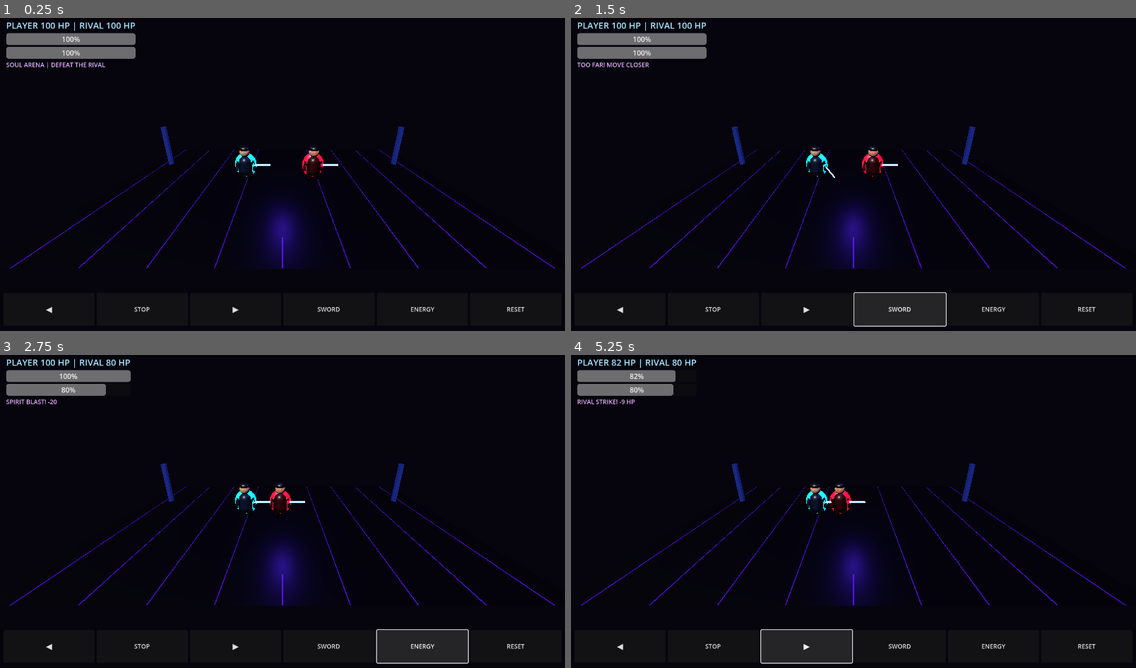
Above: before the commit, frames 1-4 (two rows, left to right).
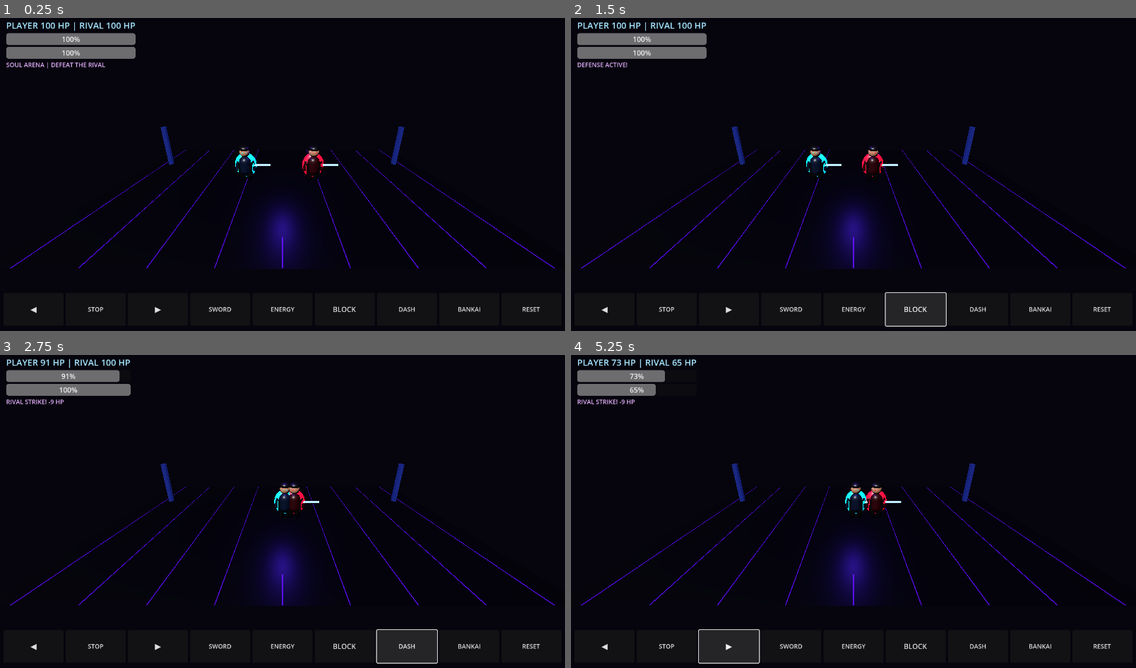
Above: after the commit, the same moments.

Repository: stevansouhil-bit/Bleach.Blood-Fight-1
Game: Godot game, scene res://scenes/main.tscn
Same seed, same stepped clock (60 frames per second), same inputs: the game is played once before the commit and once after it.
Inputs (mouse positions are in pixels of both pictures, inside the frame that each line leads up to):
- Up to frame 1 (0.25 s): no input
- Up to frame 2 (1.5 s): click "RESET" at 0.5 s; click (915, 309) at 1.25 s, where only the run after the commit has a clickable "BLOCK"
- Up to frame 3 (2.75 s): click (406, 646) at 2 s, where only the run after the commit has a clickable "DASH"
- Up to frame 4 (5.25 s): click (1039, 646) at 2.75 s, where only the run after the commit has a clickable "BANKAI"; click "◀" at 3.5 s; click "STOP" at 4.25 s; click "▶" at 5 s

The runs differ from the first frame. In frame 1, 0.4% of the frame differs, in the area x 5-96%, y 92-95%; in frame 2, 0.7%; in frame 3, 1.7%; in frame 4, 1.8%, in the area x 5-96%, y 1-99%.

Commit message:
Add Bankai defense and flash step combat

Diff:
--- a/godot_game/scripts/main.gd
+++ b/godot_game/scripts/main.gd
@@ -16,6 +16,11 @@
 var enemy_swing_time := 0.0
 var hit_flash_time := 0.0
 var round_over := false
+var blocking := false
+var dash_time := 0.0
+var dash_cd := 0.0
+var bankai_cd := 0.0
+var dash_direction := 1.0
 
 var status_label: Label
 var message_label: Label
@@ -214,6 +219,9 @@
     add_move_button(controls, "▶", 1.0)
     add_button(controls, "SWORD", sword_attack)
     add_button(controls, "ENERGY", energy_attack)
+    add_block_button(controls)
+    add_button(controls, "DASH", dash_attack)
+    add_button(controls, "BANKAI", bankai_attack)
     add_button(controls, "RESET", reset_round)
 
 func add_button(parent: Control, caption: String, action: Callable) -> void:
@@ -239,6 +247,9 @@
     parent.add_child(button)
 
 func _process(delta: float) -> void:
+    dash_cd = maxf(0.0, dash_cd - delta)
+    bankai_cd = maxf(0.0, bankai_cd - delta)
+    dash_time = maxf(0.0, dash_time - delta)
     if round_over:
         return
 
@@ -251,6 +262,8 @@
     hit_flash_time = maxf(0.0, hit_flash_time - delta)
 
     player.position.x = clampf(player.position.x + move_dir * delta * 3.2, -ARENA_LIMIT, ARENA_LIMIT)
+    if dash_time > 0.0:
+        player.position.x = clampf(player.position.x + dash_direction * delta * 8.0, -ARENA_LIMIT, ARENA_LIMIT)
 
     var distance := absf(player.position.x - enemy.position.x)
     var direction := signf(player.position.x - enemy.position.x)
@@ -322,7 +335,8 @@
     enemy_attack_cd = randf_range(1.0, 1.5)
     enemy_swing_time = 0.22
     if absf(player.position.x - enemy.position.x) <= 1.85:
-        player_hp = maxi(0, player_hp - 9)
+        var damage := 3 if blocking else 9
+        player_hp = maxi(0, player_hp - damage)
         hit_flash_time = 0.12
         hit_effect(player.position + Vector3(0, 0.2, 0), Color(1.0, 0.08, 0.22))
         message_label.text = "RIVAL STRIKE! -9 HP"
@@ -362,6 +376,10 @@
     enemy_sword.rotation = Vector3.ZERO
 
     player_hp = 100
+    blocking = false
+    dash_time = 0.0
+    dash_cd = 0.0
+    bankai_cd = 0.0
     enemy_hp = 100
     move_dir = 0.0
     player_attack_cd = 0.0
@@ -381,3 +399,43 @@
     status_label.text = "PLAYER %d HP | RIVAL %d HP" % [player_hp, enemy_hp]
     player_bar.value = player_hp
     enemy_bar.value = enemy_hp
+
+func start_block() -> void:
+    if not round_over:
+        blocking = true
+        message_label.text = "DEFENSE ACTIVE!"
+
+func dash_attack() -> void:
+    if round_over or dash_cd > 0.0:
+        return
+    dash_cd = 1.0
+    dash_time = 0.18
+    dash_direction = -1.0 if player.position.x > enemy.position.x else 1.0
+    player.position.x = clampf(player.position.x + dash_direction * 0.8, -ARENA_LIMIT, ARENA_LIMIT)
+    hit_effect(player.position + Vector3(0, 0.25, 0), Color(0.15, 0.75, 1.0))
+    message_label.text = "FLASH STEP!"
+
+func bankai_attack() -> void:
+    if round_over or bankai_cd > 0.0:
+        return
+    bankai_cd = 5.0
+    player_swing_time = 0.35
+    hit_effect(player.position + Vector3(0, 0.5, 0), Color(0.1, 0.8, 1.0))
+    if absf(player.position.x - enemy.position.x) <= 5.0:
+        enemy_hp = maxi(0, enemy_hp - 35)
+        hit_effect(enemy.position + Vector3(0, 0.4, 0), Color(0.55, 0.1, 1.0))
+        message_label.text = "BANKAI! -35 HP"
+        if enemy_hp <= 0:
+            finish_round(true)
+    else:
+        message_label.text = "BANKAI: RIVAL TOO FAR"
+    update_status()
+
+func add_block_button(parent: Control) -> void:
+    var button := Button.new()
+    button.text = "BLOCK"
+    button.custom_minimum_size = Vector2(70, 58)
+    button.size_flags_horizontal = Control.SIZE_EXPAND_FILL
+    button.button_down.connect(start_block)
+    button.button_up.connect(func(): blocking = false)
+    parent.add_child(button)
